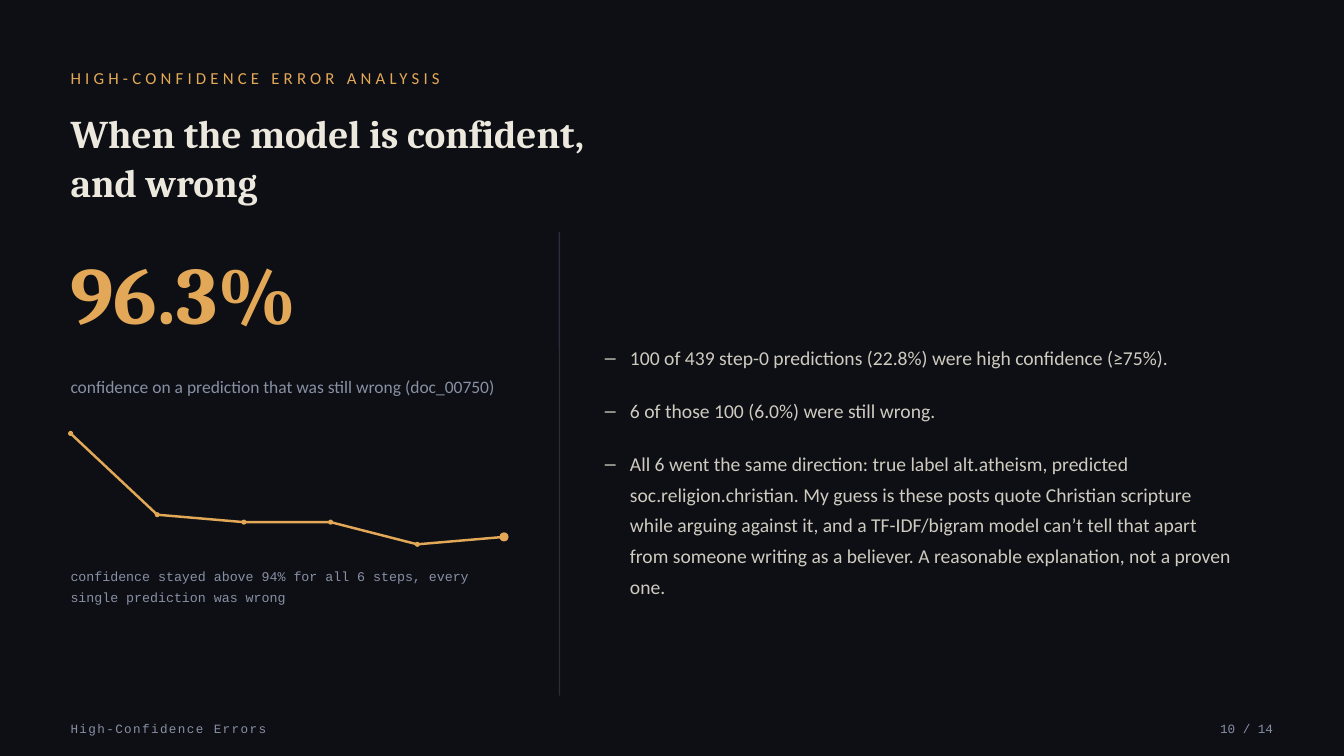
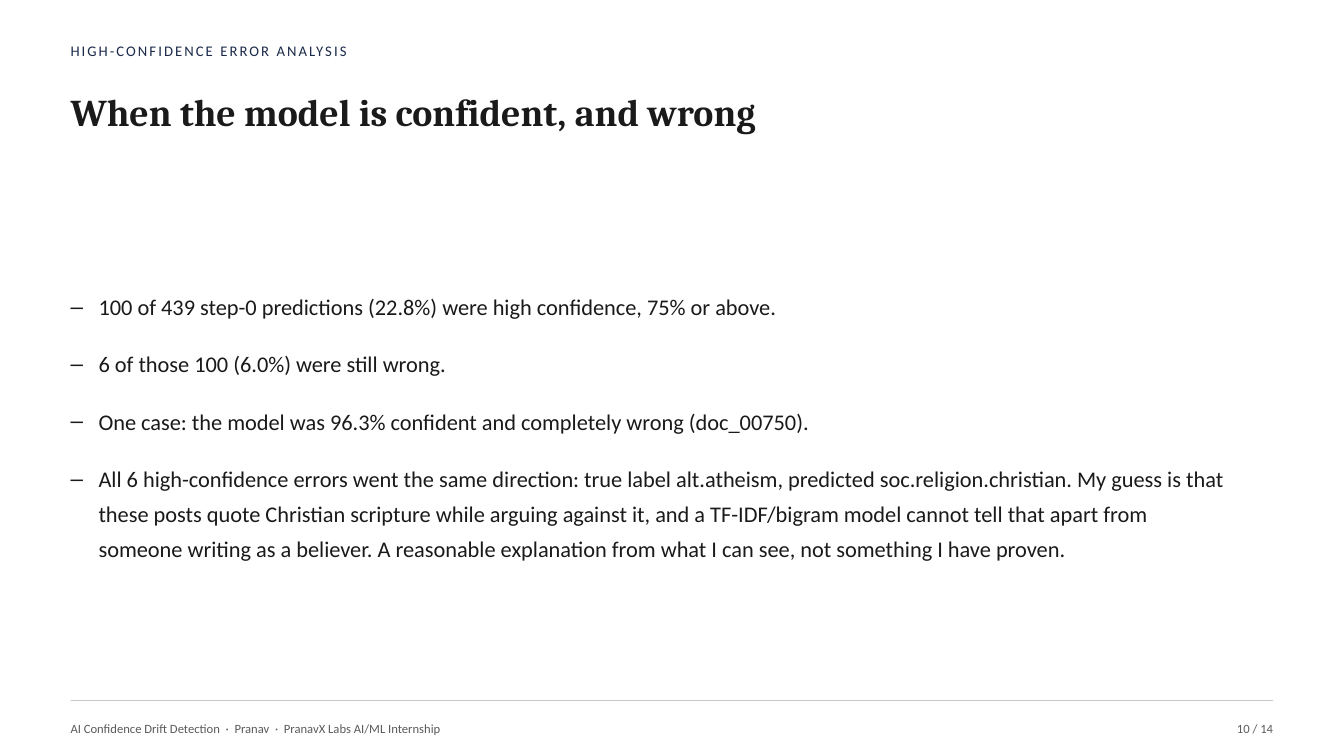
Before and after one commit to ahansardar/ai-confidence-drift, a slide deck: slide 10 of reports/presentation/AI_Confidence_Drift_Presentation.pptx. Drawn at 1344x756 pixels with LibreOffice and Linux fonts; fonts in the diff are those of the drawing. Boxes give left, top, right and bottom in pixels: in the first picture for what was removed or moved away, otherwise in the second. Text is boxed around its words. In the diff, an @@ line names an element or a change of style, - is before the commit and + after.

Commit message:
Rebuild presentation in a plain academic style
Replaced the dark tech theme with a paper-white, Century Schoolbook /
Calibri layout resembling a real university defense deck: proper
figure and table captions, a classic footline (author, title, page
number), and results shown as data tables rather than styled cards.

```diff
--- a/reports/presentation/AI_Confidence_Drift_Presentation.pptx
+++ b/reports/presentation/AI_Confidence_Drift_Presentation.pptx
@@ background #0D0F14 to #FFFFFF @@
@@ text "HIGH-CONFIDENCE ERROR ANALYSIS": place and size @@
-text "HIGH-CONFIDENCE ERROR ANALYSIS" at [976,351,1102,369]
+text "HIGH-CONFIDENCE ERROR ANALYSIS" at [493,299,642,319]
@@ text "HIGH-CONFIDENCE ERROR ANALYSIS" at [493,299,642,319]: size 12 to 10.5 pt, text colour #E3A857 to #1B2A4A, letter spacing 3 to 1.5 pt @@
@@ text at [71,99,755,135]: text changed; size 28 to 27 pt; text colour #ECE8DE to #1A1A1A @@
-When the model is confident,
-and wrong
+When the model is confident, and wrong
@@ text "100 of 439 step-0 predictions ...": place and size @@
-text "100 of 439 step-0 predictions ..." at [630,351,1231,594]
+text "100 of 439 step-0 predictions ..." at [99,299,1223,561]
@@ line removed from (560, 232) to (560, 696) @@
@@ text removed at [71,268,297,326] @@
-96.3%
@@ text at [99,299,776,319]: text changed; size 14 to 16 pt; text colour #CFCBC0 to #1A1A1A @@
-– 100 of 439 step-0 predictions (22.8%) were high confidence (≥75%).
+– 100 of 439 step-0 predictions (22.8%) were high confidence, 75% or above.
@@ text at [99,356,446,376]: size 14 to 16 pt, text colour #CFCBC0 to #1A1A1A in "6 of those 100 (6.0%) were still ..."; indent changed @@
@@ text removed at [71,380,494,396] @@
-confidence on a prediction that was still wrong (doc_00750)
@@ text at [99,414,1223,561]: text changed; size 14 to 16 pt; text colour #CFCBC0 to #1A1A1A @@
-– All 6 went the same direction: true label alt.atheism, predicted soc.religion.christian. My guess is these posts quote Christian scripture while arguing against it, and a TF-IDF/bigram model can’t tell that apart from someone writing as a believer. A reasonable explanation, not a proven one.
+– One case: the model was 96.3% confident and completely wrong (doc_00750).
+– All 6 high-confidence errors went the same direction: true label alt.atheism, predicted soc.religion.christian. My guess is that these posts quote Christian scripture while arguing against it, and a TF-IDF/bigram model cannot tell that apart from someone writing as a believer. A reasonable explanation from what I can see, not something I have proven.
@@ ellipse removed at [69,432,74,437] @@
@@ line removed from (71, 434) to (157, 515) @@
@@ ellipse removed at [154,512,159,517] @@
@@ line removed from (157, 515) to (244, 522) @@
@@ ellipse removed at [242,520,247,525] @@
@@ line removed from (244, 522) to (331, 522) @@
@@ ellipse removed at [328,520,333,525] @@
@@ line removed from (331, 522) to (417, 544) @@
@@ line removed from (417, 544) to (504, 537) @@
@@ ellipse removed at [500,532,509,541] @@
@@ ellipse removed at [415,542,420,547] @@
@@ text removed at [71,572,469,605] @@
-confidence stayed above 94% for all 6 steps, every single prediction was wrong
@@ line added from (71, 701) to (1273, 701), #C9C9C9 0.5 pt @@
@@ text "10 / 14" at [1237,725,1273,733]: font Courier New to Calibri, text colour #8890A4 to #5B5B5B @@
@@ text removed at [71,724,266,736] @@
-High-Confidence Errors
@@ text added at [71,724,440,735], 9 pt, text #5B5B5B @@
+AI Confidence Drift Detection · Pranav · PranavX Labs AI/ML Internship
```
Also in this commit, not shown: 13 other slides changed.
